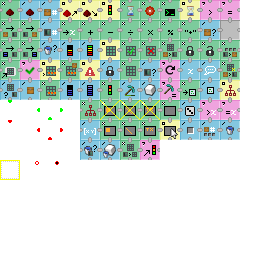
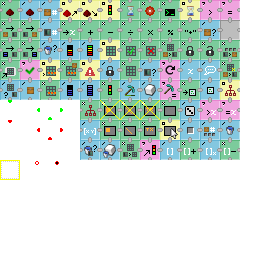
Layers edited between the first and the second 256 × 256 image:
painted on "icons.png" over [160, 140, 240, 160]
